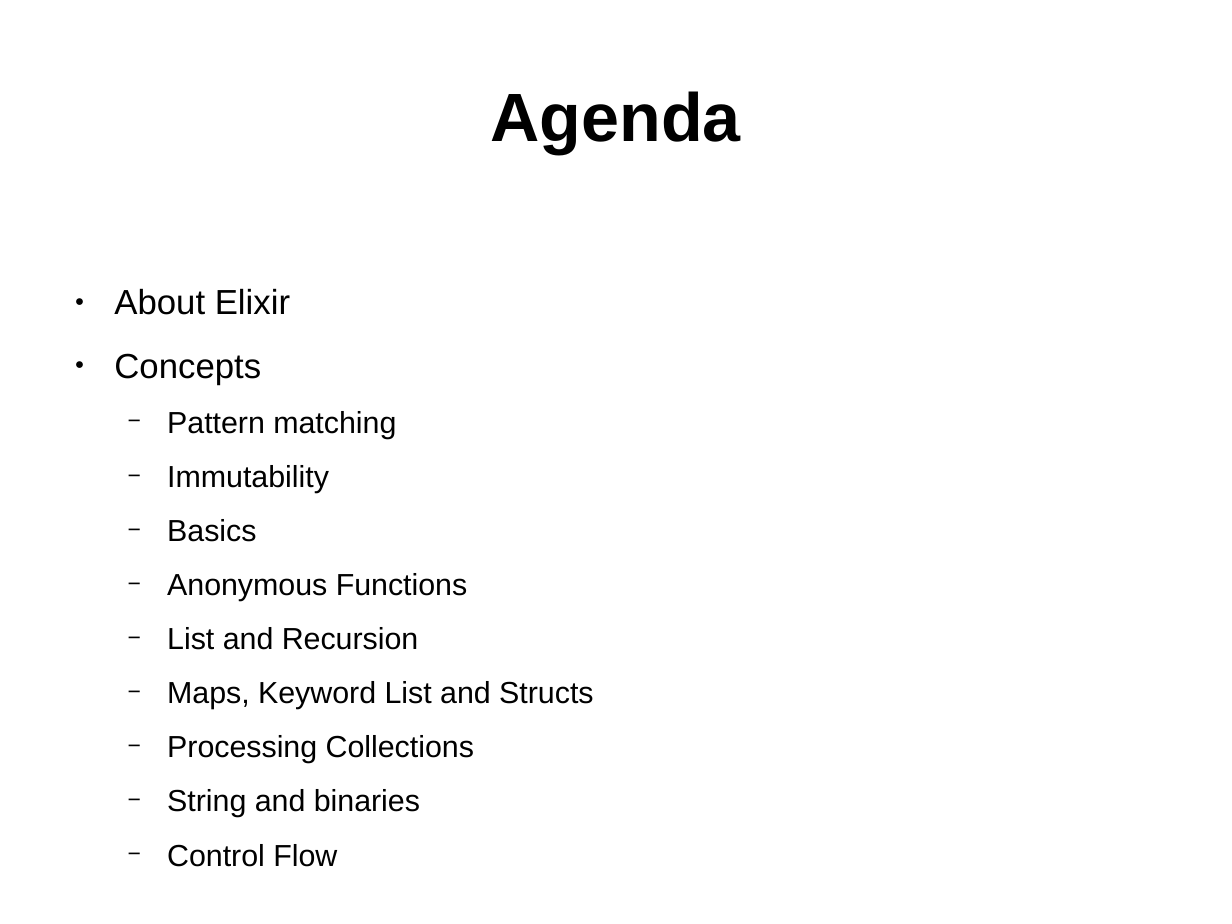
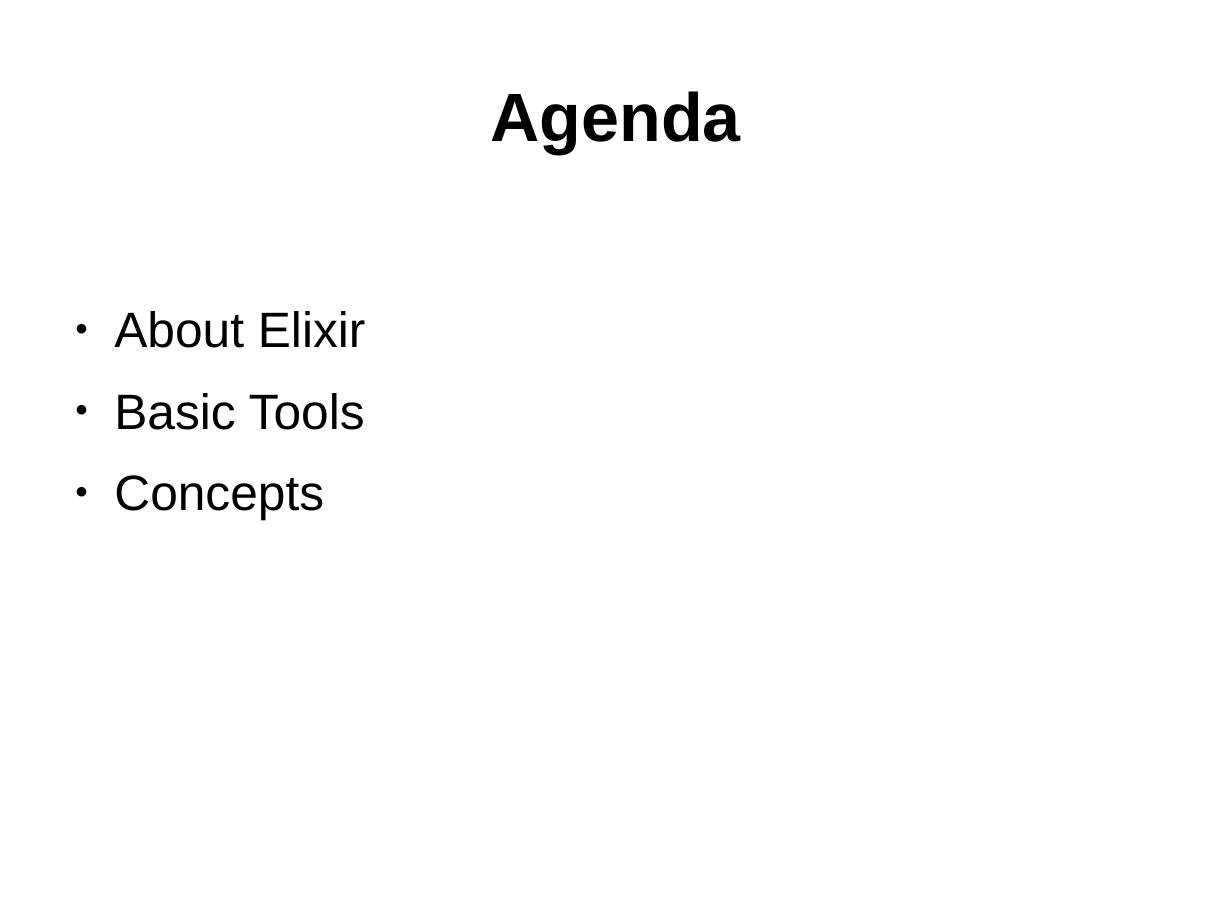
Before and after one commit to ramortegui/talks, a slide deck: slide 2 of elixir-basics.odp. Drawn at 1232x924 pixels with LibreOffice and Linux fonts; fonts in the diff are those of the drawing. Boxes give left, top, right and bottom in pixels: in the first picture for what was removed or moved away, otherwise in the second. Text is boxed around its words. In the diff, an @@ line names an element or a change of style, - is before the commit and + after.

Commit message:
Add Basics, Anoymous functions, Modules and Named Functions Slides.

```diff
--- a/elixir-basics.odp
+++ b/elixir-basics.odp
@@ text at (114,311,366,520): size 22.4 to 32 pt in "About Elixir", "Concepts" @@
@@ text at (114,393,365,430): paragraph added @@
+● Basic Tools
@@ text at (167,411,593,867): paragraphs removed @@
-  − Pattern matching
-  − Immutability
-  − Basics
-  − Anonymous Functions
-  − List and Recursion
-  − Maps, Keyword List and Structs
-  − Processing Collections
-  − String and binaries
-  − Control Flow
```
Also in this commit, not shown: 1 other slide changed, 3 slides added, 3 slides removed.
